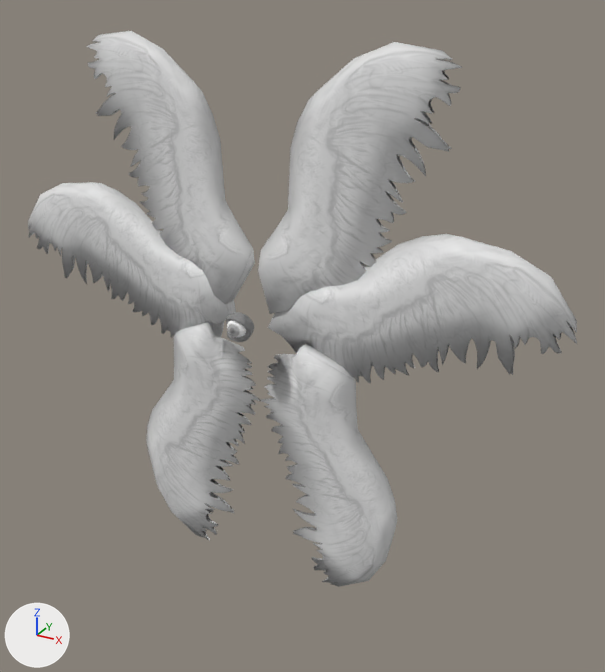
The Blender file assets/models/seraphim.blend as it was, and as the next commit left it.
One viewpoint serves both versions: a camera (50 mm lens) standing at (4.33, -6.52, 3.04) and looking at (0.52, 0.41, -0.42). Arrows for +X, +Y and +Z are at lower left; the lights stay in place.

The first picture shows 'Angel Wings.001', 'Angel Wings.002', 'Angel Wings.003', 'EyeSocket'.
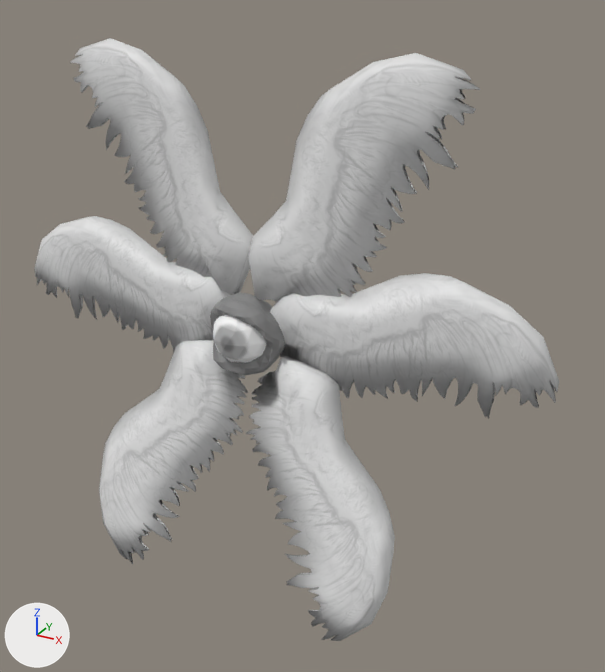
Pixel boxes (x1, y1, x2, y2) of what changed, in the pictures (605 x 672 px):
```json
{"object": "Angel Wings.002", "change": "moved, turned, rescaled", "before": [87, 31, 462, 314], "after": [70, 38, 480, 302]}
{"object": "Angel Wings.001", "change": "moved, turned, rescaled", "before": [28, 182, 577, 383], "after": [34, 216, 559, 419]}
{"object": "Angel Wings.003", "change": "moved, rescaled, turned", "before": [146, 322, 397, 587], "after": [99, 340, 395, 641]}
{"object": "EyeSocket", "change": "moved, rescaled", "before": [226, 312, 254, 342], "after": [210, 292, 285, 375], "on screen": "162% wider, 171% taller"}
```

Edits to the scene script, one JSON object a line:
```json
{"op": "set", "path": "ob_angel_wings_001.location", "old": "(-0.09, 0.0, 0.23)", "new": "(-0.13, 0.0, 0.2)"}
{"op": "set", "path": "ob_angel_wings_001.rotation_euler", "old": "(-3.142, -0.641, 0.0)", "new": "(-3.142, -0.827, 0.0)", "note": "degrees (-180, -37, 0) -> degrees (-180, -47, 0)"}
{"op": "set", "path": "ob_angel_wings_002.location", "old": "(0.23, 0.0, 0.1)", "new": "(0.28, 0.0, 0.29)"}
{"op": "set", "path": "ob_angel_wings_002.rotation_euler", "old": "(-3.142, 0.18, 0.0)", "new": "(-3.142, 0.0362, 0.0)", "note": "degrees (-180, 10, 0) -> degrees (-180, 2.1, 0)"}
{"op": "set", "path": "ob_eyesocket.location", "old": "(0.0, 0.0, -0.28)", "new": "(-0.04, 0.15, -0.41)"}
{"op": "set", "path": "ob_eyesocket.scale", "old": "(0.651, 0.651, 0.651)", "new": "(1.83, 1.83, 1.83)"}
{"op": "set", "path": "ob_angel_wings_003.location", "old": "(-1.14, 0.0, -0.35)", "new": "(-0.97, 0.08, -0.33)"}
{"op": "set", "path": "ob_angel_wings_003.rotation_euler", "old": "(0.0, -0.863, -3.142)", "new": "(0.575, -1.006, 2.641)", "note": "degrees (0, -49, -180) -> degrees (33, -58, 151)"}
```
